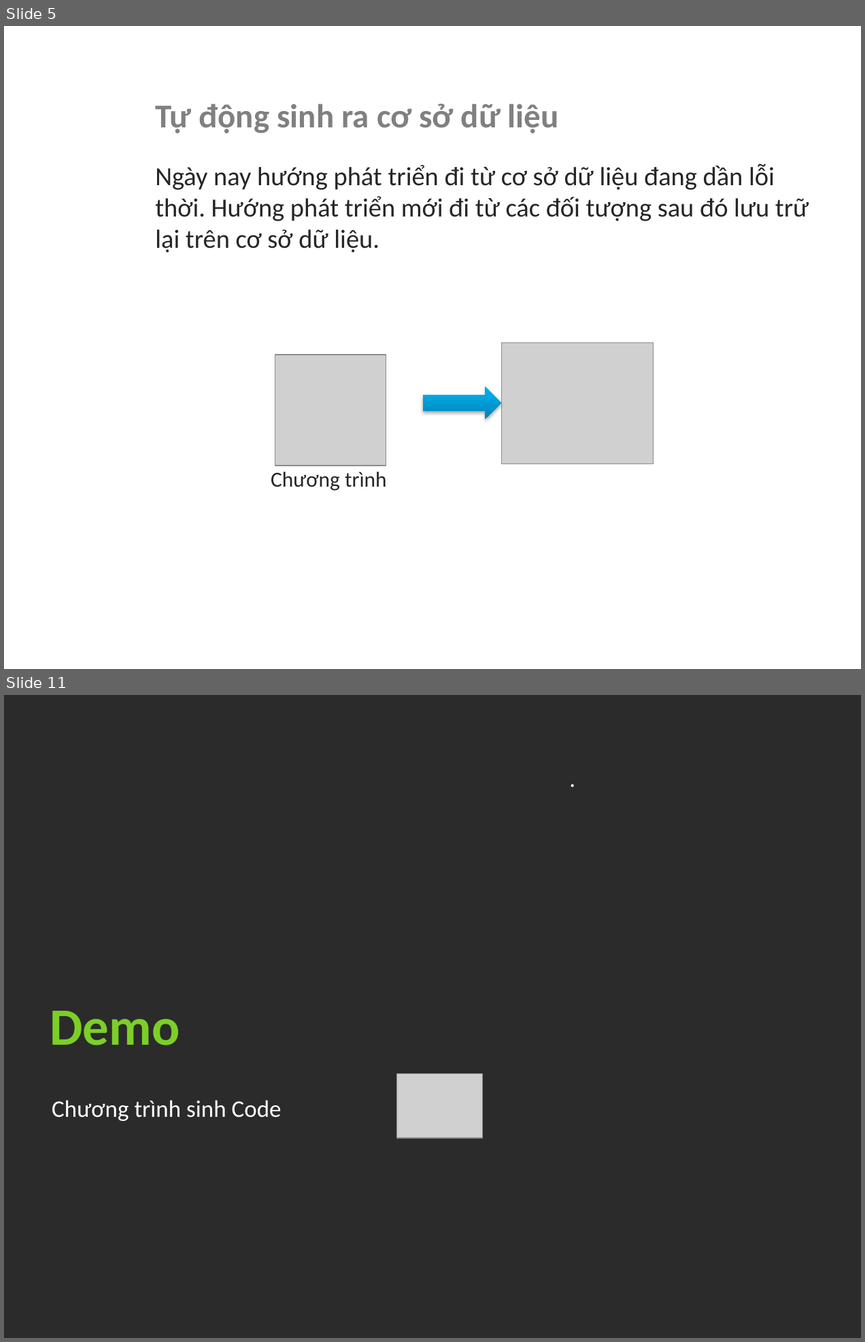
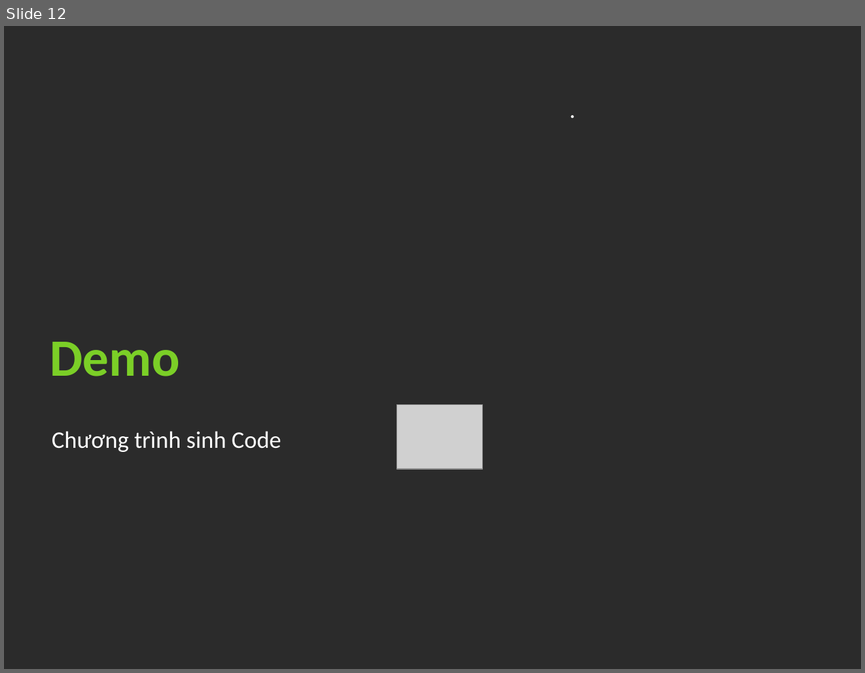
Before and after one commit to marcsommer/mvc-gen, a slide deck: Report/ThietKeMau.pptx. Shown one above the other, each under a label of ours: slides 5 and 11 before the commit, slide 12 after it; the slides between them are not shown. The pictures are 865x1342 and 865x673 pixels, drawn with LibreOffice and Linux fonts; fonts in the diff are those of the drawing; grey boxes stand for pictures; background and template pictures are left out; a plain dark background stands for a picture behind light text. Boxes give left, top, right and bottom in pixels: in the first picture for what was removed or moved away, otherwise in the second. Text is boxed around its words. In the diff, an @@ line names an element or a change of style, - is before the commit and + after.

```diff
--- a/Report/ThietKeMau.pptx
+++ b/Report/ThietKeMau.pptx
@@ slide 5 removed at bbox=[4, 26, 861, 669], background picture (left out) @@
@@ text removed at bbox=[11, 48, 109, 562] @@
-Introduction
@@ text removed at bbox=[155, 104, 808, 252] @@
-Tự động sinh ra cơ sở dữ liệu
-Ngày nay hướng phát triển đi từ cơ sở dữ liệu đang dần lỗi thời. Hướng phát triển mới đi từ các đối tượng sau đó lưu trữ lại trên cơ sở dữ liệu.
@@ picture removed at bbox=[501, 342, 653, 464] @@
@@ picture removed at bbox=[275, 354, 386, 465] @@
@@ right arrow removed at bbox=[423, 386, 502, 419] @@
@@ text removed at bbox=[271, 471, 387, 490] @@
-Chương trình
@@ what was slide 11 is now slide 12 @@
```
Also in this commit, not shown: 3 slides changed, 9 slides added, 7 other slides removed.
